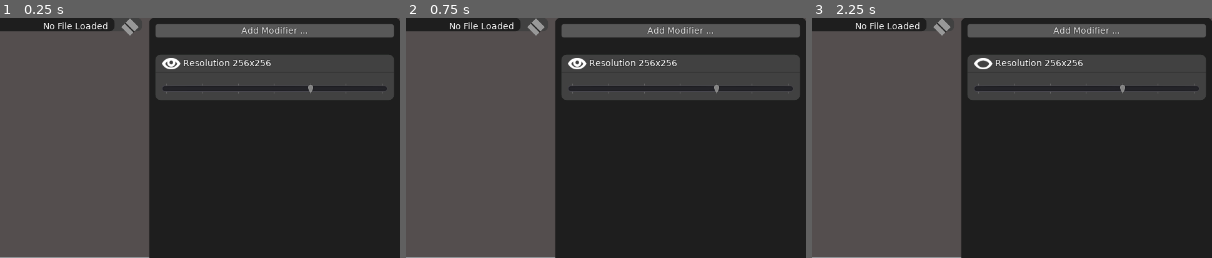
Above: before the commit, frames 1-3 (left to right).
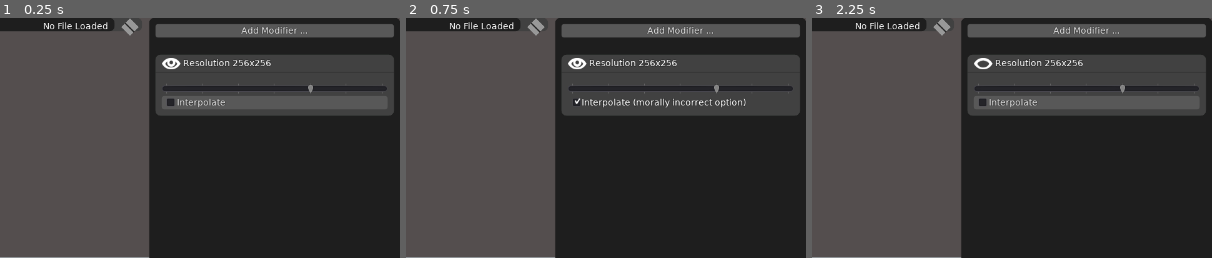
Above: after the commit, the same moments.

Repository: jackaperkins/texrex
Game: Godot game, scene res://main.tscn
Two runs of this game, one before a commit and one after it. Both use one fixed random seed, a clock stepped at 60 frames per second and the inputs below.
Inputs (mouse positions are % of the whole screen's width and height, from its top left):
- Up to frame 1 (0.25 s): no input
- Up to frame 2 (0.75 s): click (84, 18) at 0.5 s, where only the run after the commit has a clickable "Interpolate"
- Up to frame 3 (2.25 s): click (84, 18) at 1.25 s, where only the run after the commit has a clickable "Interpolate (morally incorrec…"; click (71, 10) at 2 s
The pictures show only the part of the screen within x 50-100%, y 0-50%; the shares and areas given below are measured in that part.

The runs differ from the first frame. In frame 1, 3.7% of the frame differs, in the area x 39-99%, y 32-41%; in frame 2, 3.6%; in frame 3, 3.7%.

Commit message:
add evil interpolation option, fix up theme for buttons

Diff:
--- a/texrex/modifiers/resolution/modifier_resolution.gd
+++ b/texrex/modifiers/resolution/modifier_resolution.gd
@@ -1,11 +1,15 @@
 extends "res://modifiers/modifier.gd"
 
 var power = 3
+var interpolate = false
+
+onready var interpolate_control = $Interpolate
 
 # Called when the node enters the scene tree for the first time.
 func _ready():
 	power = $Resolution.value
 	add_primary_child($Resolution)
+	add_primary_child($Interpolate)
 	_update_ui()
 	hide_secondary_toggle()
 
@@ -15,7 +19,11 @@
 func process_image(incoming:Image):
 	image.copy_from(incoming)
 	var size = pow(2, power)
-	image.resize(size,size, Image.INTERPOLATE_NEAREST)
+	if interpolate:
+		# morally fraught option
+		image.resize(size,size, Image.INTERPOLATE_BILINEAR)
+	else:
+		image.resize(size,size, Image.INTERPOLATE_NEAREST)
 	needs_processing = false
 
 func _on_Resolution_value_changed(value):
@@ -23,3 +31,13 @@
 	_update_ui()
 	needs_processing = true
 	emit_signal('updated')
+
+
+func _on_Interpolate_toggled(button_pressed):
+	if button_pressed:
+		interpolate_control.text = "Interpolate (morally incorrect option)"
+	else:
+		interpolate_control.text = "Interpolate"
+	interpolate = button_pressed
+	needs_processing = true
+	emit_signal('updated')
--- a/texrex/modifiers/resolution/modifier_resolution.tscn
+++ b/texrex/modifiers/resolution/modifier_resolution.tscn
@@ -35,4 +35,12 @@
 "_edit_use_anchors_": false
 }
 
+[node name="Interpolate" type="CheckBox" parent="Modifier"]
+margin_right = 214.0
+margin_bottom = 109.0
+focus_mode = 0
+enabled_focus_mode = 0
+text = "Interpolate"
+
 [connection signal="value_changed" from="Modifier/Resolution" to="Modifier" method="_on_Resolution_value_changed"]
+[connection signal="toggled" from="Modifier/Interpolate" to="Modifier" method="_on_Interpolate_toggled"]
--- a/texrex/theme/main_theme.tres
+++ b/texrex/theme/main_theme.tres
@@ -6,9 +6,17 @@
 [ext_resource path="res://theme/button_styleboxflat_normal.tres" type="StyleBox" id=4]
 
 [sub_resource type="StyleBoxFlat" id=1]
+content_margin_left = 6.0
+content_margin_right = 6.0
+content_margin_top = 2.0
+content_margin_bottom = 2.0
 bg_color = Color( 0.419608, 0.419608, 0.419608, 1 )
 
 [sub_resource type="StyleBoxFlat" id=2]
+content_margin_left = 6.0
+content_margin_right = 6.0
+content_margin_top = 2.0
+content_margin_bottom = 2.0
 bg_color = Color( 0.231373, 0.231373, 0.231373, 1 )
 
 [sub_resource type="StyleBoxLine" id=3]
